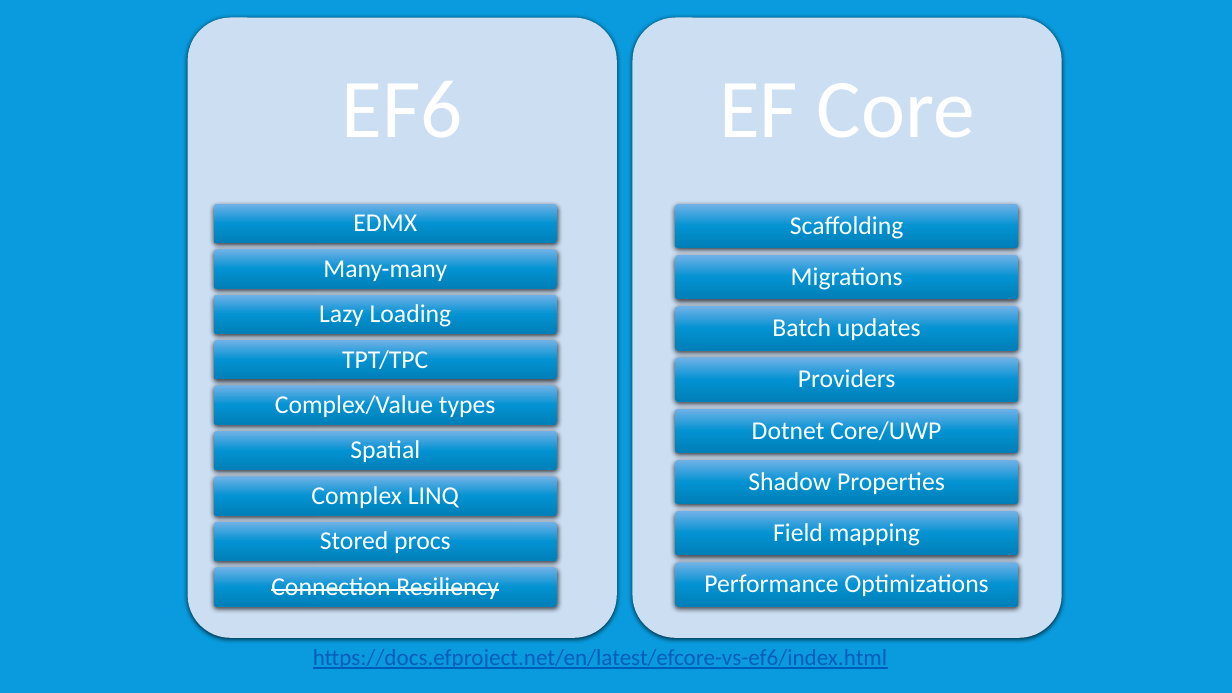
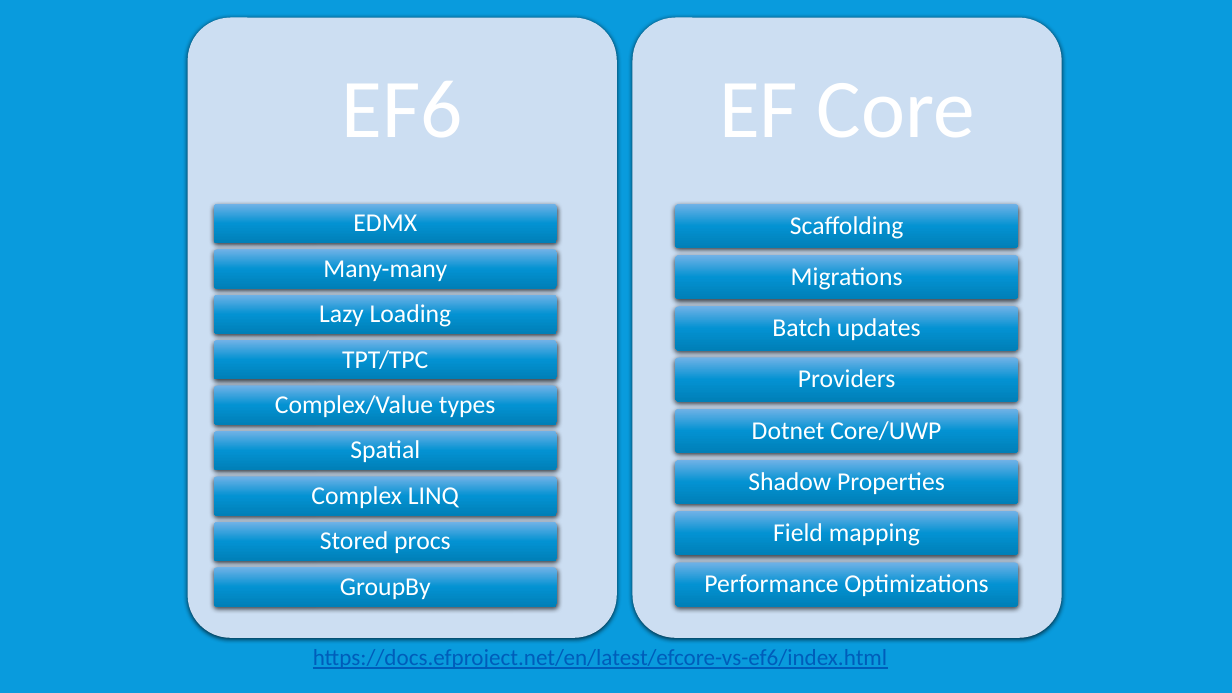
Before and after one commit to jwooley/EfCore, a slide deck: slide 18 of EfCoreGettingStarted.pptx (slide 14 before the commit). Drawn at 1232x693 pixels with LibreOffice and Linux fonts; fonts in the diff are those of the drawing. Boxes give left, top, right and bottom in pixels: in the first picture for what was removed or moved away, otherwise in the second. Text is boxed around its words. In the diff, an @@ line names an element or a change of style, - is before the commit and + after.

```diff
--- a/EfCoreGettingStarted.pptx
+++ b/EfCoreGettingStarted.pptx
@@ text at bbox=[340, 578, 431, 599]: text changed @@
-Connection Resiliency
+GroupBy
```
Also in this commit, not shown: 2 other slides changed, 4 slides added.
